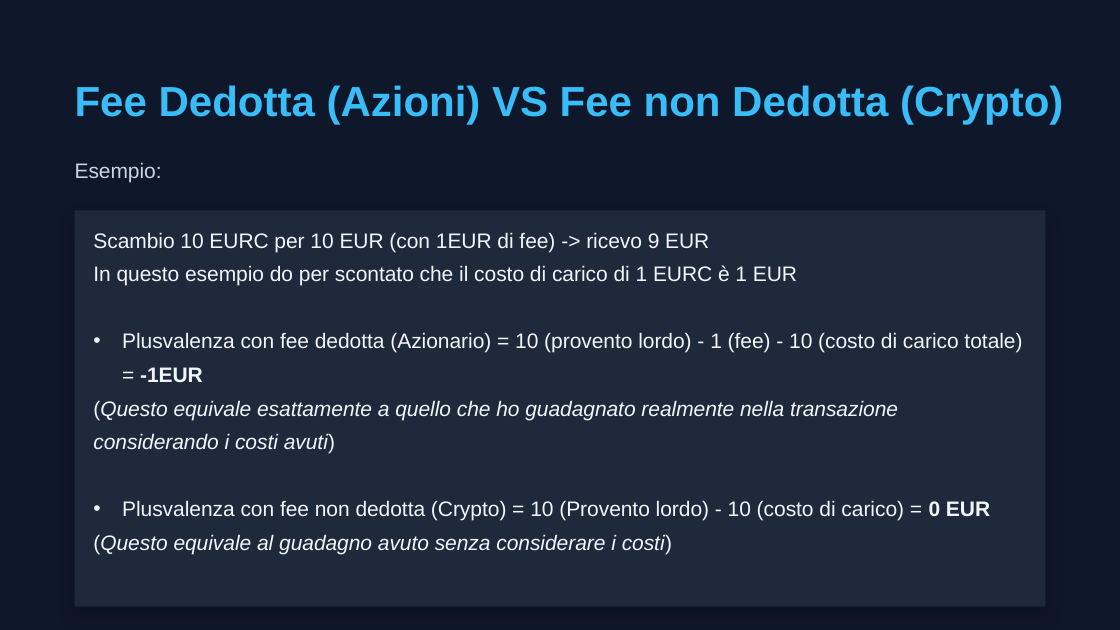
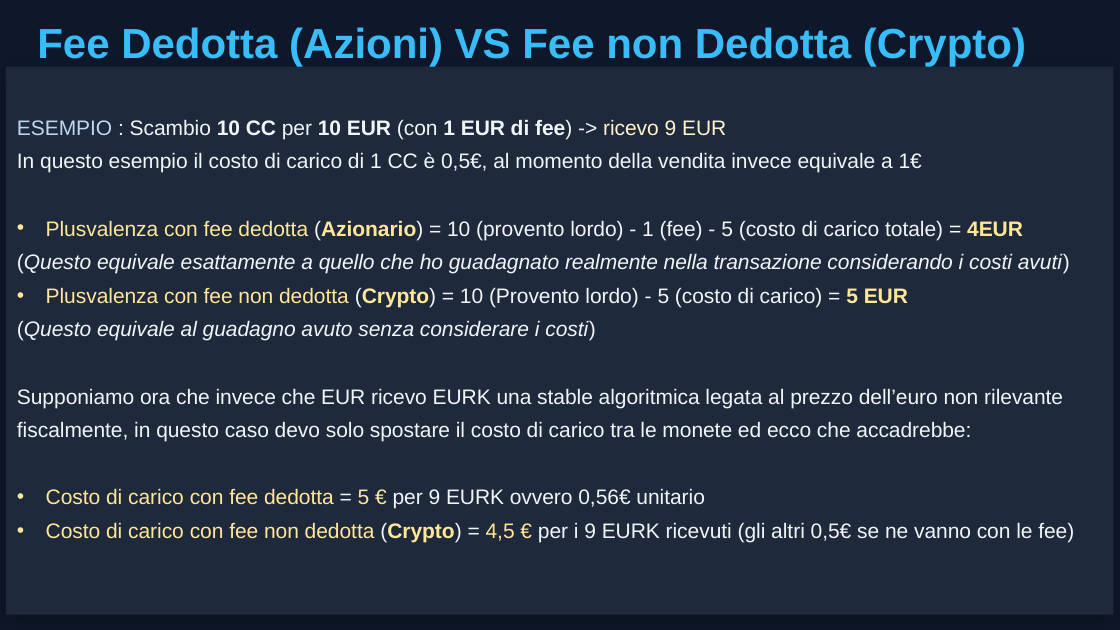
Before and after one commit to Lucapasselli/GiacenzeCrypto, a slide deck: slide 3 of Documentazione/Gestione delle fee.pptx. Drawn at 1120x630 pixels with LibreOffice and Linux fonts; fonts in the diff are those of the drawing. Boxes give left, top, right and bottom in pixels: in the first picture for what was removed or moved away, otherwise in the second. Text is boxed around its words. In the diff, an @@ line names an element or a change of style, - is before the commit and + after.

```diff
--- a/Documentazione/Gestione delle fee.pptx
+++ b/Documentazione/Gestione delle fee.pptx
@@ text "Fee Dedotta (Azioni) VS Fee ...": place and size @@
-text "Fee Dedotta (Azioni) VS Fee ..." at <box>75,85,1063,125</box>
+text "Fee Dedotta (Azioni) VS Fee ..." at <box>37,27,1026,66</box>
@@ rectangle: place and size @@
-rectangle at <box>75,211,1046,607</box>
+rectangle at <box>6,67,1113,615</box>
@@ text "ESEMPIO : Scambio 10 CC ...": place and size @@
-text "ESEMPIO : Scambio 10 CC ..." at <box>93,232,1022,554</box>
+text "ESEMPIO : Scambio 10 CC ..." at <box>17,119,1074,542</box>
@@ text at <box>17,119,1023,240</box>: text changed @@
-Scambio 10 EURC per 10 EUR (con 1EUR di fee) -> ricevo 9 EUR
-In questo esempio do per scontato che il costo di carico di 1 EURC è 1 EUR
-• Plusvalenza con fee dedotta (Azionario) = 10 (provento lordo) - 1 (fee) - 10 (costo di carico totale) = -1EUR
+ESEMPIO : Scambio 10 CC per 10 EUR (con 1 EUR di fee) -> ricevo 9 EUR
+In questo esempio il costo di carico di 1 CC è 0,5€, al momento della vendita invece equivale a 1€
+• Plusvalenza con fee dedotta (Azionario) = 10 (provento lordo) - 1 (fee) - 5 (costo di carico totale) = 4EUR
@@ text removed at <box>75,163,162,182</box> @@
-Esempio:
@@ text at <box>46,287,908,307</box>: text changed @@
-• Plusvalenza con fee non dedotta (Crypto) = 10 (Provento lordo) - 10 (costo di carico) = 0 EUR
+• Plusvalenza con fee non dedotta (Crypto) = 10 (Provento lordo) - 5 (costo di carico) = 5 EUR
@@ text at <box>17,388,1074,542</box>: paragraphs added @@
+Supponiamo ora che invece che EUR ricevo EURK una stable algoritmica legata al prezzo dell’euro non rilevante fiscalmente, in questo caso devo solo spostare il costo di carico tra le monete ed ecco che accadrebbe:
+• Costo di carico con fee dedotta = 5 € per 9 EURK ovvero 0,56€ unitario
+• Costo di carico con fee non dedotta (Crypto) = 4,5 € per i 9 EURK ricevuti (gli altri 0,5€ se ne vanno con le fee)
```
Also in this commit, not shown: 7 other slides changed, 2 slides added, 1 other file.
